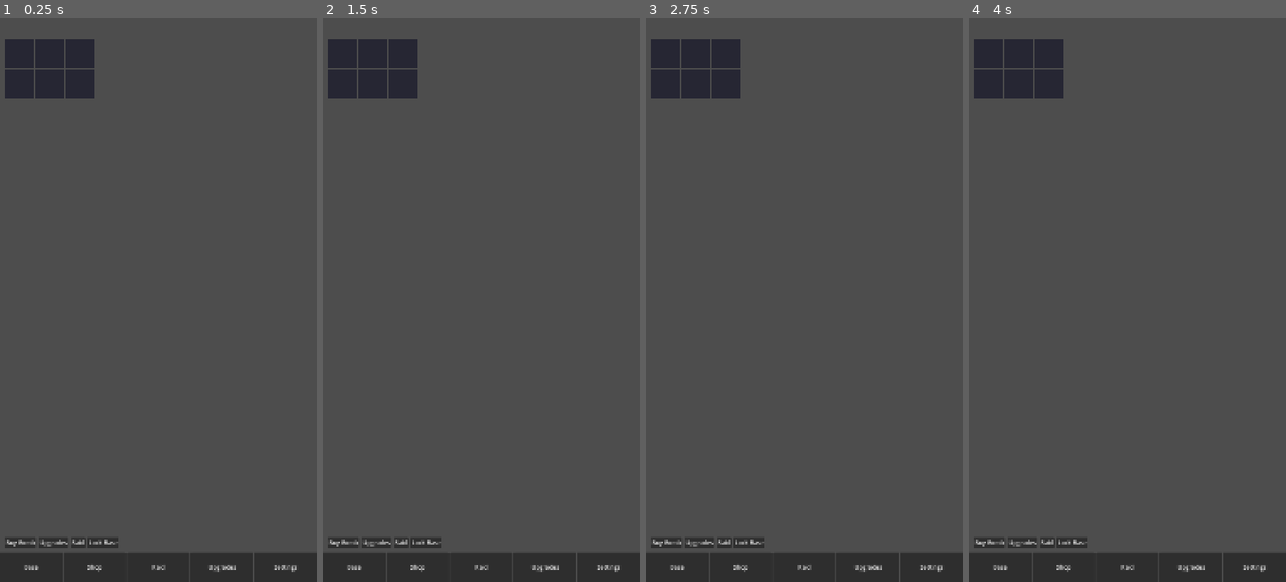
Above: before the commit, frames 1-4 (left to right).
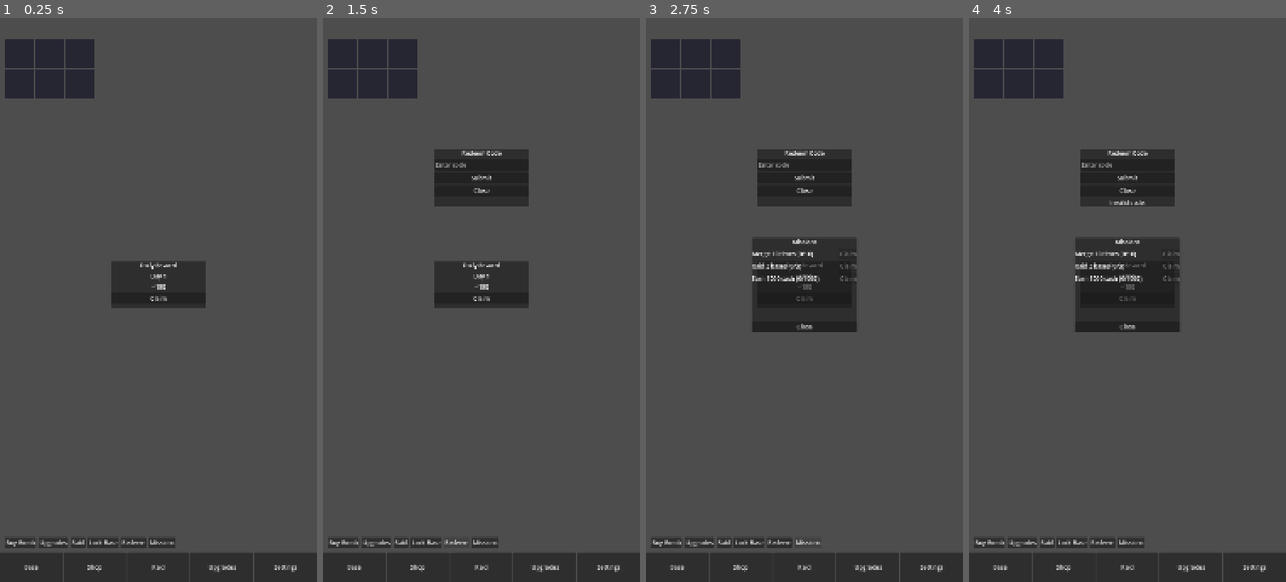
Above: after the commit, the same moments.

Repository: Dredya/Merge-a-nuke-godot-game-
Game: Godot game, scene res://scenes/main.tscn
Same seed, same stepped clock (60 frames per second), same inputs: the game is played once before the commit and once after it.
Inputs (mouse positions are in pixels of both pictures, inside the frame that each line leads up to):
- Up to frame 1 (0.25 s): no input
- Up to frame 2 (1.5 s): click "Lock Base" at 0.5 s; click (456, 542) at 1.25 s, where only the run after the commit has a clickable "Redeem"
- Up to frame 3 (2.75 s): click (807, 542) at 2 s, where only the run after the commit has a clickable "Missions"
- Up to frame 4 (4 s): click (1127, 175) at 2.75 s, where only the run after the commit has a clickable "Submit"; click (1127, 300) at 3.5 s, where only the run after the commit has a clickable "Claim"

The runs differ from the first frame. In frame 1, 2.6% of the frame differs, in the area x 35-65%, y 43-94%; in frame 2, 5.4%; in frame 3, 8.1%; in frame 4, 8.2%, in the area x 33-67%, y 23-94%.

Commit message:
Phase 5: retention features

Diff:
--- /dev/null
+++ b/data/codes.json
@@ -0,0 +1,4 @@
+[
+  {"code": "BOOM", "reward_type": "cash", "reward_amount": 1000, "one_time": true},
+  {"code": "WELCOME", "reward_type": "cash", "reward_amount": 500, "one_time": true}
+]
--- /dev/null
+++ b/data/events.json
@@ -0,0 +1,9 @@
+[
+  {
+    "name": "Boom Festival",
+    "start_date": "2026-01-01",
+    "end_date": "2026-12-31",
+    "income_bonus": 0.25,
+    "theme_color": "#ff5722"
+  }
+]
--- /dev/null
+++ b/data/missions.json
@@ -0,0 +1,5 @@
+[
+  {"id": "merge_10", "name": "Merge 10 times", "type": "merge", "target": 10, "reward_cash": 500},
+  {"id": "raid_3", "name": "Raid 3 bases", "type": "raid", "target": 3, "reward_cash": 1000},
+  {"id": "earn_1000", "name": "Earn 1000 cash", "type": "earn", "target": 1000, "reward_cash": 250}
+]
--- a/project.godot
+++ b/project.godot
@@ -34,6 +34,11 @@
 SaveManager="*res://scripts/save_manager.gd"
 RaidService="*res://scripts/raid_service.gd"
 AudioManager="*res://scripts/audio_manager.gd"
+IAPService="*res://scripts/iap_service.gd"
+CodeManager="*res://scripts/code_manager.gd"
+DailyRewardManager="*res://scripts/daily_reward_manager.gd"
+MissionManager="*res://scripts/mission_manager.gd"
+EventManager="*res://scripts/event_manager.gd"
 
 [editor_plugins]
 
--- a/scenes/base_screen.tscn
+++ b/scenes/base_screen.tscn
@@ -28,6 +28,12 @@
 layout_mode = 2
 theme_override_constants/separation = 8
 
+[node name="EventBanner" type="Label" parent="MarginContainer/VBoxContainer"]
+layout_mode = 2
+text = ""
+horizontal_alignment = 1
+visible = false
+
 [node name="HUD" parent="MarginContainer/VBoxContainer" instance=ExtResource("2")]
 layout_mode = 2
 custom_minimum_size = Vector2(0, 48)
@@ -56,6 +62,14 @@
 [node name="LockButton" type="Button" parent="MarginContainer/VBoxContainer/ButtonRow"]
 layout_mode = 2
 text = "Lock Base"
+
+[node name="RedeemButton" type="Button" parent="MarginContainer/VBoxContainer/ButtonRow"]
+layout_mode = 2
+text = "Redeem"
+
+[node name="MissionsButton" type="Button" parent="MarginContainer/VBoxContainer/ButtonRow"]
+layout_mode = 2
+text = "Missions"
 
 [node name="ShieldPanel" type="PanelContainer" parent="."]
 visible = false
@@ -77,18 +91,14 @@
 text = "SHIELDED"
 horizontal_alignment = 1
 
-[node name="AutoSpawnTimer" type="Timer" parent="."]
-wait_time = 4.0
-autostart = true
-
-[node name="WelcomePopup" type="PanelContainer" parent="."]
-visible = false
-layout_mode = 1
-anchors_preset = 8
-anchor_left = 0.5
-anchor_top = 0.5
-anchor_right = 0.5
-anchor_bottom = 0.5
+[node name="RedeemPopup" type="PanelContainer" parent="."]
+visible = false
+layout_mode = 1
+anchors_preset = 8
+anchor_left = 0.5
+anchor_top = 0.3
+anchor_right = 0.5
+anchor_bottom = 0.3
 offset_left = -160.0
 offset_top = -80.0
 offset_right = 160.0
@@ -96,6 +106,118 @@
 grow_horizontal = 2
 grow_vertical = 2
 
+[node name="VBoxContainer" type="VBoxContainer" parent="RedeemPopup"]
+layout_mode = 2
+theme_override_constants/separation = 8
+
+[node name="TitleLabel" type="Label" parent="RedeemPopup/VBoxContainer"]
+layout_mode = 2
+text = "Redeem Code"
+horizontal_alignment = 1
+
+[node name="CodeInput" type="LineEdit" parent="RedeemPopup/VBoxContainer"]
+layout_mode = 2
+placeholder_text = "Enter code"
+
+[node name="RedeemSubmitButton" type="Button" parent="RedeemPopup/VBoxContainer"]
+layout_mode = 2
+text = "Submit"
+
+[node name="RedeemCloseButton" type="Button" parent="RedeemPopup/VBoxContainer"]
+layout_mode = 2
+text = "Close"
+
+[node name="RedeemResultLabel" type="Label" parent="RedeemPopup/VBoxContainer"]
+layout_mode = 2
+text = ""
+horizontal_alignment = 1
+
+[node name="DailyRewardPopup" type="PanelContainer" parent="."]
+visible = false
+layout_mode = 1
+anchors_preset = 8
+anchor_left = 0.5
+anchor_top = 0.5
+anchor_right = 0.5
+anchor_bottom = 0.5
+offset_left = -160.0
+offset_top = -80.0
+offset_right = 160.0
+offset_bottom = 80.0
+grow_horizontal = 2
+grow_vertical = 2
+
+[node name="VBoxContainer" type="VBoxContainer" parent="DailyRewardPopup"]
+layout_mode = 2
+theme_override_constants/separation = 8
+
+[node name="TitleLabel" type="Label" parent="DailyRewardPopup/VBoxContainer"]
+layout_mode = 2
+text = "Daily Reward"
+horizontal_alignment = 1
+
+[node name="DayLabel" type="Label" parent="DailyRewardPopup/VBoxContainer"]
+layout_mode = 2
+text = "Day 1"
+horizontal_alignment = 1
+
+[node name="AmountLabel" type="Label" parent="DailyRewardPopup/VBoxContainer"]
+layout_mode = 2
+text = "+0"
+horizontal_alignment = 1
+
+[node name="ClaimDailyButton" type="Button" parent="DailyRewardPopup/VBoxContainer"]
+layout_mode = 2
+text = "Claim"
+
+[node name="MissionsPopup" type="PanelContainer" parent="."]
+visible = false
+layout_mode = 1
+anchors_preset = 8
+anchor_left = 0.5
+anchor_top = 0.5
+anchor_right = 0.5
+anchor_bottom = 0.5
+offset_left = -180.0
+offset_top = -160.0
+offset_right = 180.0
+offset_bottom = 160.0
+grow_horizontal = 2
+grow_vertical = 2
+
+[node name="VBoxContainer" type="VBoxContainer" parent="MissionsPopup"]
+layout_mode = 2
+theme_override_constants/separation = 8
+
+[node name="TitleLabel" type="Label" parent="MissionsPopup/VBoxContainer"]
+layout_mode = 2
+text = "Missions"
+horizontal_alignment = 1
+
+[node name="MissionsList" type="VBoxContainer" parent="MissionsPopup/VBoxContainer"]
+layout_mode = 2
+size_flags_vertical = 3
+theme_override_constants/separation = 6
+
+[node name="MissionsCloseButton" type="Button" parent="MissionsPopup/VBoxContainer"]
+layout_mode = 2
+text = "Close"
+
+[node name="WelcomePopup" type="PanelContainer" parent="."]
+visible = false
+layout_mode = 1
+anchors_preset = 8
+anchor_left = 0.5
+anchor_top = 0.5
+anchor_right = 0.5
+anchor_bottom = 0.5
+offset_left = -160.0
+offset_top = -80.0
+offset_right = 160.0
+offset_bottom = 80.0
+grow_horizontal = 2
+grow_vertical = 2
+
 [node name="VBoxContainer" type="VBoxContainer" parent="WelcomePopup"]
 layout_mode = 2
 theme_override_constants/separation = 8
@@ -117,3 +239,7 @@
 [node name="ClaimX2Button" type="Button" parent="WelcomePopup/VBoxContainer"]
 layout_mode = 2
 text = "Claim x2"
+
+[node name="AutoSpawnTimer" type="Timer" parent="."]
+wait_time = 4.0
+autostart = true
--- a/scripts/base_screen.gd
+++ b/scripts/base_screen.gd
@@ -9,18 +9,33 @@
 const LOCK_DURATION := 120.0
 const LOCK_COOLDOWN := 300.0
 
+@onready var event_banner: Label = $MarginContainer/VBoxContainer/EventBanner
 @onready var slot_grid: GridContainer = $MarginContainer/VBoxContainer/SlotGrid
 @onready var buy_button: Button = $MarginContainer/VBoxContainer/ButtonRow/BuyBombButton
 @onready var upgrades_button: Button = $MarginContainer/VBoxContainer/ButtonRow/UpgradesButton
 @onready var raid_button: Button = $MarginContainer/VBoxContainer/ButtonRow/RaidButton
 @onready var lock_button: Button = $MarginContainer/VBoxContainer/ButtonRow/LockButton
+@onready var redeem_button: Button = $MarginContainer/VBoxContainer/ButtonRow/RedeemButton
+@onready var missions_button: Button = $MarginContainer/VBoxContainer/ButtonRow/MissionsButton
 @onready var shield_panel: PanelContainer = $ShieldPanel
 @onready var shield_label: Label = $ShieldPanel/ShieldLabel
-@onready var auto_timer: Timer = $AutoSpawnTimer
+@onready var redeem_popup: PanelContainer = $RedeemPopup
+@onready var code_input: LineEdit = $RedeemPopup/VBoxContainer/CodeInput
+@onready var redeem_submit_button: Button = $RedeemPopup/VBoxContainer/RedeemSubmitButton
+@onready var redeem_close_button: Button = $RedeemPopup/VBoxContainer/RedeemCloseButton
+@onready var redeem_result_label: Label = $RedeemPopup/VBoxContainer/RedeemResultLabel
+@onready var daily_popup: PanelContainer = $DailyRewardPopup
+@onready var daily_day_label: Label = $DailyRewardPopup/VBoxContainer/DayLabel
+@onready var daily_amount_label: Label = $DailyRewardPopup/VBoxContainer/AmountLabel
+@onready var claim_daily_button: Button = $DailyRewardPopup/VBoxContainer/ClaimDailyButton
+@onready var missions_popup: PanelContainer = $MissionsPopup
+@onready var missions_list: VBoxContainer = $MissionsPopup/VBoxContainer/MissionsList
+@onready var missions_close_button: Button = $MissionsPopup/VBoxContainer/MissionsCloseButton
 @onready var welcome_popup: PanelContainer = $WelcomePopup
 @onready var welcome_amount_label: Label = $WelcomePopup/VBoxContainer/AmountLabel
 @onready var claim_button: Button = $WelcomePopup/VBoxContainer/ClaimButton
 @onready var claim_x2_button: Button = $WelcomePopup/VBoxContainer/ClaimX2Button
+@onready var auto_timer: Timer = $AutoSpawnTimer
 
 var slot_nodes: Array[Control] = []
 var slot_nuke: Array[Control] = []
@@ -45,14 +60,26 @@
 	upgrades_button.pressed.connect(_on_upgrades_pressed)
 	raid_button.pressed.connect(_on_raid_pressed)
 	lock_button.pressed.connect(_on_lock_pressed)
+	redeem_button.pressed.connect(func(): redeem_popup.visible = true)
+	missions_button.pressed.connect(_on_missions_pressed)
 	auto_timer.timeout.connect(_on_auto_spawn)
 	claim_button.pressed.connect(_on_claim_offline.bind(1))
 	claim_x2_button.pressed.connect(_on_claim_x2)
+	redeem_submit_button.pressed.connect(_on_redeem_submit)
+	redeem_close_button.pressed.connect(func(): redeem_popup.visible = false)
+	claim_daily_button.pressed.connect(_on_claim_daily)
+	missions_close_button.pressed.connect(func(): missions_popup.visible = false)
 	GameState.slots_changed.connect(_on_slots_changed)
 	Economy.income_granted.connect(_on_income_granted)
 	SaveManager.offline_earnings_ready.connect(_on_offline_ready)
+	DailyRewardManager.daily_reward_available.connect(_on_daily_reward_available)
+	EventManager.event_changed.connect(_on_event_changed)
 	_refresh_all_slots()
 	_update_auto_timer_wait()
+	_update_event_banner()
+	code_input.virtual_keyboard_enabled = true
+	# Keyboard handling: keep popup visible; Godot handles panning partially.
+	# Ensure code input doesn't get covered by setting popup top anchor (done in scene).
 
 
 func _build_slots() -> void:
@@ -149,6 +176,9 @@
 		GameState.set_slot(target, new_tier)
 		slot_tier[target] = new_tier
 		_play_merge_feedback(target)
+		var mm = get_node_or_null("/root/MissionManager")
+		if mm != null:
+			mm.on_merge()
 	else:
 		var old_target_tier := slot_tier[target]
 		_place_nuke(target, dragged_tier)
@@ -390,3 +420,67 @@
 	AdService.show_rewarded_ad()
 	# Stub grants immediately; grant x2.
 	_on_claim_offline(2)
+
+
+func _on_redeem_submit() -> void:
+	var result := CodeManager.redeem(code_input.text)
+	redeem_result_label.text = str(result.get("message", ""))
+	if bool(result.get("ok", false)):
+		code_input.text = ""
+
+
+func _on_claim_daily() -> void:
+	DailyRewardManager.claim()
+	daily_popup.visible = false
+
+
+func _on_daily_reward_available(day: int, amount: float) -> void:
+	daily_day_label.text = "Day %d" % day
+	daily_amount_label.text = "+" + Economy.format_number(amount)
+	daily_popup.visible = true
+
+
+func _on_missions_pressed() -> void:
+	_refresh_missions_list()
+	missions_popup.visible = true
+
+
+func _refresh_missions_list() -> void:
+	for child in missions_list.get_children():
+		child.queue_free()
+	for m in MissionManager.get_missions():
+		if not (m is Dictionary):
+			continue
+		var id := str(m.get("id", ""))
+		var target := int(m.get("target", 1))
+		var progress := int(GameState.mission_progress.get(id, 0))
+		var claimed := bool(GameState.mission_claimed.get(id, false))
+		var row := HBoxContainer.new()
+		var label := Label.new()
+		label.text = "%s (%d/%d)" % [str(m.get("name", id)), progress, target]
+		label.size_flags_horizontal = Control.SIZE_EXPAND_FILL
+		row.add_child(label)
+		var btn := Button.new()
+		btn.text = "Claimed" if claimed else "Claim"
+		btn.disabled = claimed or progress < target
+		btn.pressed.connect(_on_claim_mission.bind(id))
+		row.add_child(btn)
+		missions_list.add_child(row)
+
+
+func _on_claim_mission(id: String) -> void:
+	MissionManager.claim(id)
+	_refresh_missions_list()
+
+
+func _on_event_changed(_event_data: Dictionary) -> void:
+	_update_event_banner()
+
+
+func _update_event_banner() -> void:
+	var ev := EventManager.active_event
+	if ev is Dictionary and not ev.is_empty():
+		event_banner.text = str(ev.get("name", "")) + " (+" + str(int(float(ev.get("income_bonus", 0.0)) * 100)) + "% income)"
+		event_banner.visible = true
+	else:
+		event_banner.visible = false
--- /dev/null
+++ b/scripts/code_manager.gd
@@ -0,0 +1,41 @@
+extends Node
+
+## Redeemable codes loaded from data/codes.json.
+
+const CODES_PATH := "res://data/codes.json"
+
+var codes: Array = []
+
+
+func _ready() -> void:
+	_load_codes()
+
+
+func _load_codes() -> void:
+	if not FileAccess.file_exists(CODES_PATH):
+		return
+	var file := FileAccess.open(CODES_PATH, FileAccess.READ)
+	var text := file.get_as_text()
+	file.close()
+	var parsed: Variant = JSON.parse_string(text)
+	if parsed is Array:
+		codes = parsed
+
+
+func redeem(code: String) -> Dictionary:
+	var normalized := code.strip_edges().to_upper()
+	for c in codes:
+		if not (c is Dictionary):
+			continue
+		if str(c.get("code", "")).to_upper() != normalized:
+			continue
+		if normalized in GameState.redeemed_codes:
+			return {"ok": false, "message": "Code already redeemed."}
+		var reward_type := str(c.get("reward_type", ""))
+		var amount := float(c.get("reward_amount", 0))
+		if reward_type == "cash":
+			GameState.add_cash(amount)
+		GameState.redeemed_codes.append(normalized)
+		SaveManager.save()
+		return {"ok": true, "message": "Redeemed! +%s" % Economy.format_number(amount), "amount": amount}
+	return {"ok": false, "message": "Invalid code."}
--- /dev/null
+++ b/scripts/daily_reward_manager.gd
@@ -0,0 +1,55 @@
+extends Node
+
+## Daily login rewards with 7-day streak.
+
+signal daily_reward_available(day: int, amount: float)
+
+const REWARDS := [100.0, 200.0, 300.0, 400.0, 500.0, 750.0, 1000.0]
+
+
+func _ready() -> void:
+	call_deferred("_check_login")
+
+
+func _check_login() -> void:
+	var today := Time.get_date_string_from_system()
+	if GameState.last_login_date == today:
+		return
+	# Determine streak
+	if GameState.last_login_date == "":
+		GameState.daily_streak = 1
+	else:
+		var last := GameState.last_login_date
+		# simple: if last date is yesterday keep streak else reset
+		if _is_yesterday(last, today):
+			GameState.daily_streak += 1
+		else:
+			GameState.daily_streak = 1
+	if GameState.daily_streak > 7:
+		GameState.daily_streak = 1
+	GameState.last_login_date = today
+	var day_index := GameState.daily_streak - 1
+	var amount: float = REWARDS[day_index] if day_index < REWARDS.size() else REWARDS[-1]
+	if GameState.daily_claimed_date != today:
+		daily_reward_available.emit(GameState.daily_streak, amount)
+
+
+func claim() -> void:
+	var today := Time.get_date_string_from_system()
+	var day_index := GameState.daily_streak - 1
+	var amount: float = REWARDS[day_index] if day_index < REWARDS.size() else REWARDS[-1]
+	GameState.add_cash(amount)
+	GameState.daily_claimed_date = today
+	SaveManager.save()
+
+
+func _is_yesterday(last: String, today: String) -> bool:
+	# Compare by parsing date strings (YYYY-MM-DD).
+	var last_parts := last.split("-")
+	var today_parts := today.split("-")
+	if last_parts.size() != 3 or today_parts.size() != 3:
+		return false
+	# Convert to unix day approximation
+	var last_days := int(last_parts[0]) * 365 + int(last_parts[1]) * 30 + int(last_parts[2])
+	var today_days := int(today_parts[0]) * 365 + int(today_parts[1]) * 30 + int(today_parts[2])
+	return today_days - last_days == 1
--- a/scripts/economy.gd
+++ b/scripts/economy.gd
@@ -11,6 +11,7 @@
 var upgrades: Array = []
 var upgrade_levels: Dictionary = {}
 var income_multiplier: float = 1.0
+var event_income_multiplier: float = 1.0
 var spawn_speed_level: int = 0
 var offline_cap_hours: float = 8.0
 
@@ -120,10 +121,13 @@
 
 
 func _on_income_tick() -> void:
-	var income := GameState.income_per_second_total() * income_multiplier
+	var income := GameState.income_per_second_total() * income_multiplier * event_income_multiplier
 	if income > 0.0:
 		GameState.add_cash(income)
 		income_granted.emit(income)
+		var mm = get_node_or_null("/root/MissionManager")
+		if mm != null:
+			mm.on_cash_earned(income)
 
 
 func format_number(value: float) -> String:
@@ -136,3 +140,7 @@
 	if idx == 0:
 		return str(int(v))
 	return "%.2f%s" % [v, suffixes[idx]]
+
+
+func set_event_multiplier(value: float) -> void:
+	event_income_multiplier = value
--- /dev/null
+++ b/scripts/event_manager.gd
@@ -0,0 +1,43 @@
+extends Node
+
+## Data-driven events.
+
+signal event_changed(event_data: Dictionary)
+
+const EVENTS_PATH := "res://data/events.json"
+
+var events: Array = []
+var active_event: Dictionary = {}
+
+
+func _ready() -> void:
+	_load_events()
+	_update_active_event()
+
+
+func _load_events() -> void:
+	if not FileAccess.file_exists(EVENTS_PATH):
+		return
+	var file := FileAccess.open(EVENTS_PATH, FileAccess.READ)
+	var text := file.get_as_text()
+	file.close()
+	var parsed: Variant = JSON.parse_string(text)
+	if parsed is Array:
+		events = parsed
+
+
+func _update_active_event() -> void:
+	var today := Time.get_date_string_from_system()
+	active_event = {}
+	for e in events:
+		if not (e is Dictionary):
+			continue
+		var start := str(e.get("start_date", ""))
+		var end := str(e.get("end_date", ""))
+		if start <= today and today <= end:
+			active_event = e
+			break
+	# Apply income bonus
+	var bonus := float(active_event.get("income_bonus", 0.0))
+	Economy.set_event_multiplier(1.0 + bonus)
+	event_changed.emit(active_event)
--- a/scripts/game_state.gd
+++ b/scripts/game_state.gd
@@ -16,6 +16,14 @@
 var owned_nukes: Dictionary = {}
 var lock_until: float = 0.0
 var lock_cooldown_until: float = 0.0
+# Retention
+var redeemed_codes: Array[String] = []
+var daily_streak: int = 0
+var last_login_date: String = ""
+var daily_claimed_date: String = ""
+var mission_progress: Dictionary = {}
+var mission_claimed: Dictionary = {}
+var mission_last_reset_date: String = ""
 
 
 func _ready() -> void:
--- /dev/null
+++ b/scripts/iap_service.gd
@@ -0,0 +1,11 @@
+extends Node
+
+## Stub IAP service: purchases grant reward immediately.
+
+signal purchase_completed(product_id: String)
+signal purchase_failed(product_id: String, reason: String)
+
+
+func purchase(product_id: String) -> void:
+	# Stub: grant immediately.
+	purchase_completed.emit(product_id)
--- /dev/null
+++ b/scripts/mission_manager.gd
@@ -0,0 +1,99 @@
+extends Node
+
+## Mission tracking with daily reset.
+
+signal mission_progress_changed(mission_id: String, progress: int)
+signal missions_reset
+
+const MISSIONS_PATH := "res://data/missions.json"
+
+var missions: Array = []
+
+
+func _ready() -> void:
+	_load_missions()
+	_reset_if_new_day()
+
+
+func _load_missions() -> void:
+	if not FileAccess.file_exists(MISSIONS_PATH):
+		return
+	var file := FileAccess.open(MISSIONS_PATH, FileAccess.READ)
+	var text := file.get_as_text()
+	file.close()
+	var parsed: Variant = JSON.parse_string(text)
+	if parsed is Array:
+		missions = parsed
+		for m in missions:
+			if m is Dictionary:
+				var id := str(m.get("id", ""))
+				if not GameState.mission_progress.has(id):
+					GameState.mission_progress[id] = 0
+				if not GameState.mission_claimed.has(id):
+					GameState.mission_claimed[id] = false
+
+
+func _reset_if_new_day() -> void:
+	var today := Time.get_date_string_from_system()
+	if GameState.mission_last_reset_date == today:
+		return
+	GameState.mission_last_reset_date = today
+	for m in missions:
+		if m is Dictionary:
+			var id := str(m.get("id", ""))
+			GameState.mission_progress[id] = 0
+			GameState.mission_claimed[id] = false
+	missions_reset.emit()
+
+
+func on_merge() -> void:
+	_increment_type("merge", 1)
+
+
+func on_raid() -> void:
+	_increment_type("raid", 1)
+
+
+func on_cash_earned(amount: float) -> void:
+	_increment_type("earn", int(amount))
+
+
+func _increment_type(mtype: String, amount: int) -> void:
+	for m in missions:
+		if not (m is Dictionary):
+			continue
+		if str(m.get("type", "")) != mtype:
+			continue
+		var id := str(m.get("id", ""))
+		var target := int(m.get("target", 1))
+		var current := int(GameState.mission_progress.get(id, 0))
+		if current >= target:
+			continue
+		current = min(current + amount, target)
+		GameState.mission_progress[id] = current
+		mission_progress_changed.emit(id, current)
+		SaveManager.save()
+
+
+func claim(mission_id: String) -> bool:
+	for m in missions:
+		if not (m is Dictionary):
+			continue
+		if str(m.get("id", "")) != mission_id:
+			continue
+		var target := int(m.get("target", 1))
+		var progress := int(GameState.mission_progress.get(mission_id, 0))
+		if progress < target:
+			return false
+		if bool(GameState.mission_claimed.get(mission_id, false)):
+			return false
+		var reward := float(m.get("reward_cash", 0))
+		GameState.add_cash(reward)
+		GameState.mission_claimed[mission_id] = true
+		SaveManager.save()
+		return true
+	return false
+
+
+func get_missions() -> Array:
+	return missions
--- a/scripts/raid_screen.gd
+++ b/scripts/raid_screen.gd
@@ -141,6 +141,9 @@
 	_screen_shake()
 	# grant cash
 	GameState.add_cash(_pending_stolen)
+	var mm = get_node_or_null("/root/MissionManager")
+	if mm != null:
+		mm.on_raid()
 	# update target cooldown/cash
 	var now := Time.get_unix_time_from_system()
 	for t in RaidService.targets:
--- a/scripts/save_manager.gd
+++ b/scripts/save_manager.gd
@@ -34,6 +34,13 @@
 		"upgrade_levels": Economy.upgrade_levels,
 		"lock_until": GameState.lock_until,
 		"lock_cooldown_until": GameState.lock_cooldown_until,
+		"redeemed_codes": GameState.redeemed_codes,
+		"daily_streak": GameState.daily_streak,
+		"last_login_date": GameState.last_login_date,
+		"daily_claimed_date": GameState.daily_claimed_date,
+		"mission_progress": GameState.mission_progress,
+		"mission_claimed": GameState.mission_claimed,
+		"mission_last_reset_date": GameState.mission_last_reset_date,
 		"last_save_time": Time.get_unix_time_from_system(),
 	}
 	var json_text := JSON.stringify(data)
@@ -94,6 +101,21 @@
 	Economy._recompute_multipliers()
 	GameState.lock_until = float(data.get("lock_until", 0.0))
 	GameState.lock_cooldown_until = float(data.get("lock_cooldown_until", 0.0))
+	var rc: Variant = data.get("redeemed_codes", [])
+	if rc is Array:
+		GameState.redeemed_codes.clear()
+		for c in rc:
+			GameState.redeemed_codes.append(str(c))
+	GameState.daily_streak = int(data.get("daily_streak", 0))
+	GameState.last_login_date = str(data.get("last_login_date", ""))
+	GameState.daily_claimed_date = str(data.get("daily_claimed_date", ""))
+	var mp: Variant = data.get("mission_progress", {})
+	if mp is Dictionary:
+		GameState.mission_progress = (mp as Dictionary).duplicate()
+	var mc: Variant = data.get("mission_claimed", {})
+	if mc is Dictionary:
+		GameState.mission_claimed = (mc as Dictionary).duplicate()
+	GameState.mission_last_reset_date = str(data.get("mission_last_reset_date", ""))
 	GameState.cash_changed.emit(GameState.cash)
 	GameState.slots_changed.emit()
 	Economy.upgrades_loaded.emit()
Not shown, changed: AGENTS.md
